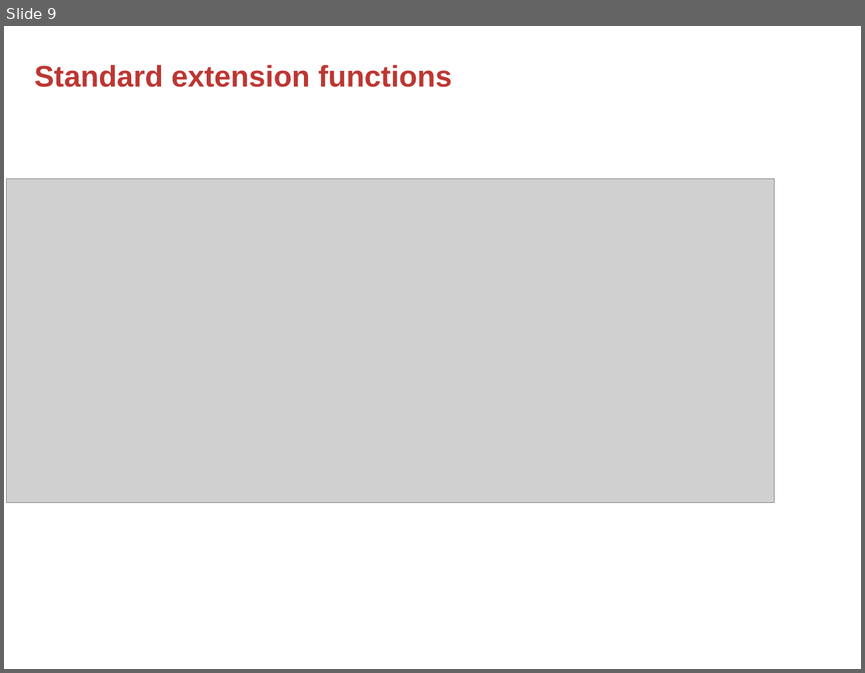
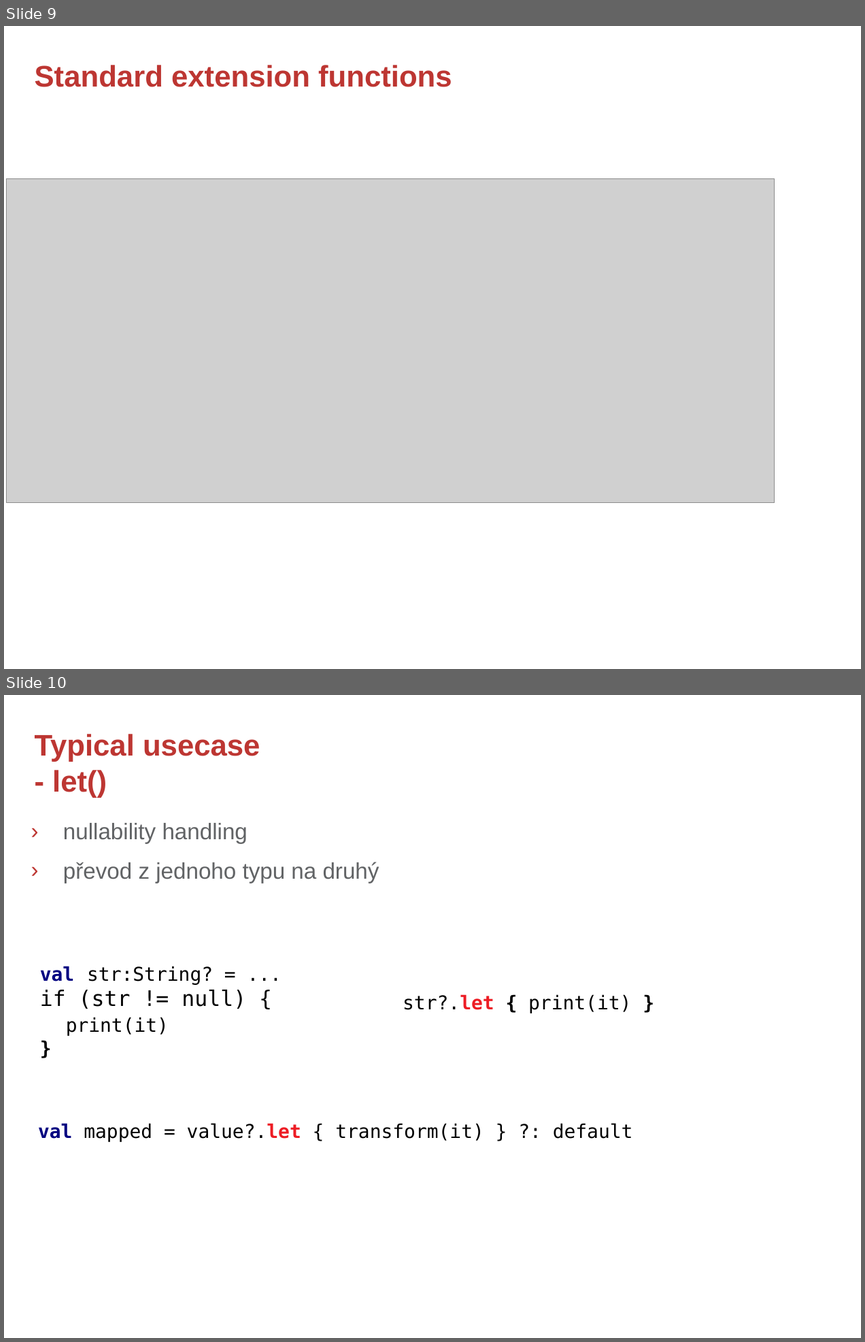
Before and after one commit to rokusjar/KotlinSkoleni, a slide deck: slides/Kotlin - 4. Standard Extension Functions.pptx. Shown one above the other, each under a label of ours: slide 9 before the commit, slides 9 and 10 after it. The pictures are 865x673 and 865x1342 pixels, drawn with LibreOffice and Linux fonts; fonts in the diff are those of the drawing; grey boxes stand for pictures; background and template pictures are left out. Boxes give left, top, right and bottom in pixels: in the first picture for what was removed or moved away, otherwise in the second. Text is boxed around its words. In the diff, an @@ line names an element or a change of style, - is before the commit and + after.

Commit message:
#7 typical usage let examples

```diff
--- a/slides/Kotlin - 4. Standard Extension Functions.pptx
+++ b/slides/Kotlin - 4. Standard Extension Functions.pptx
@@ slide 10 added at (4, 695, 861, 1338), background #FFFFFF @@
@@ text added at (35, 734, 260, 797), 25 pt, text #BD3632, bold @@
+Typical usecase
+- let()
@@ text added at (63, 823, 379, 883), 19 pt, text #616365 @@
+› nullability handling
+› převod z jednoho typu na druhý
@@ text added at (40, 966, 246, 1036), 16 pt, text #000000 @@
+val str:String? = ...
+if (str != null) {
+print(it)
+}
@@ text added at (402, 994, 631, 1013), 16 pt, text #000000 @@
+str?.let { print(it) }
@@ text added at (38, 1123, 633, 1142), 16 pt, text #000000 @@
+val mapped = value?.let { transform(it) } ?: default
@@ page number added at (795, 1293, 844, 1310), 12 pt, text #FFFFFF, bold @@
+10
```
Also in this commit, not shown: 10 slides changed, 2 slides removed.
